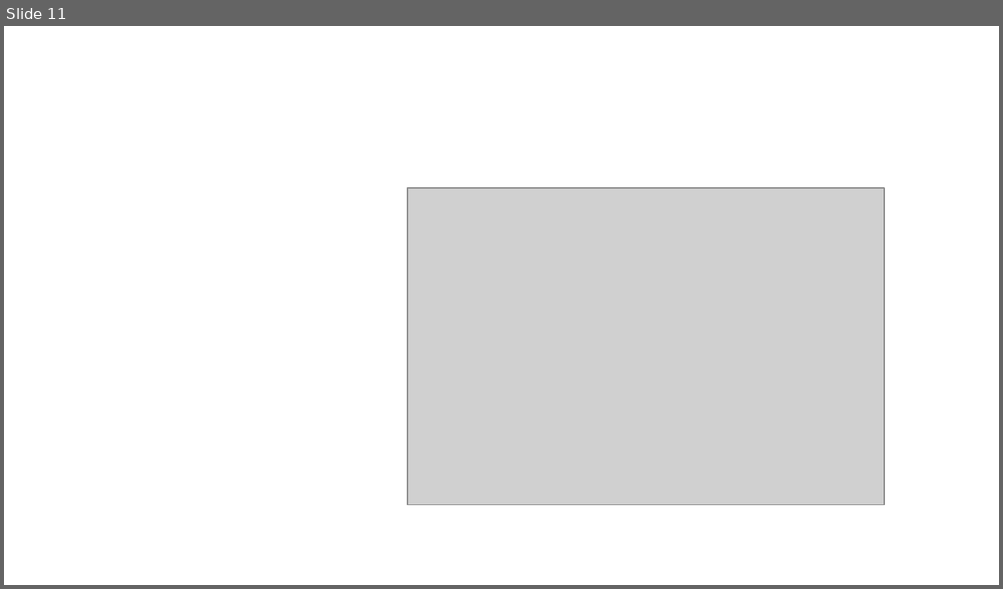
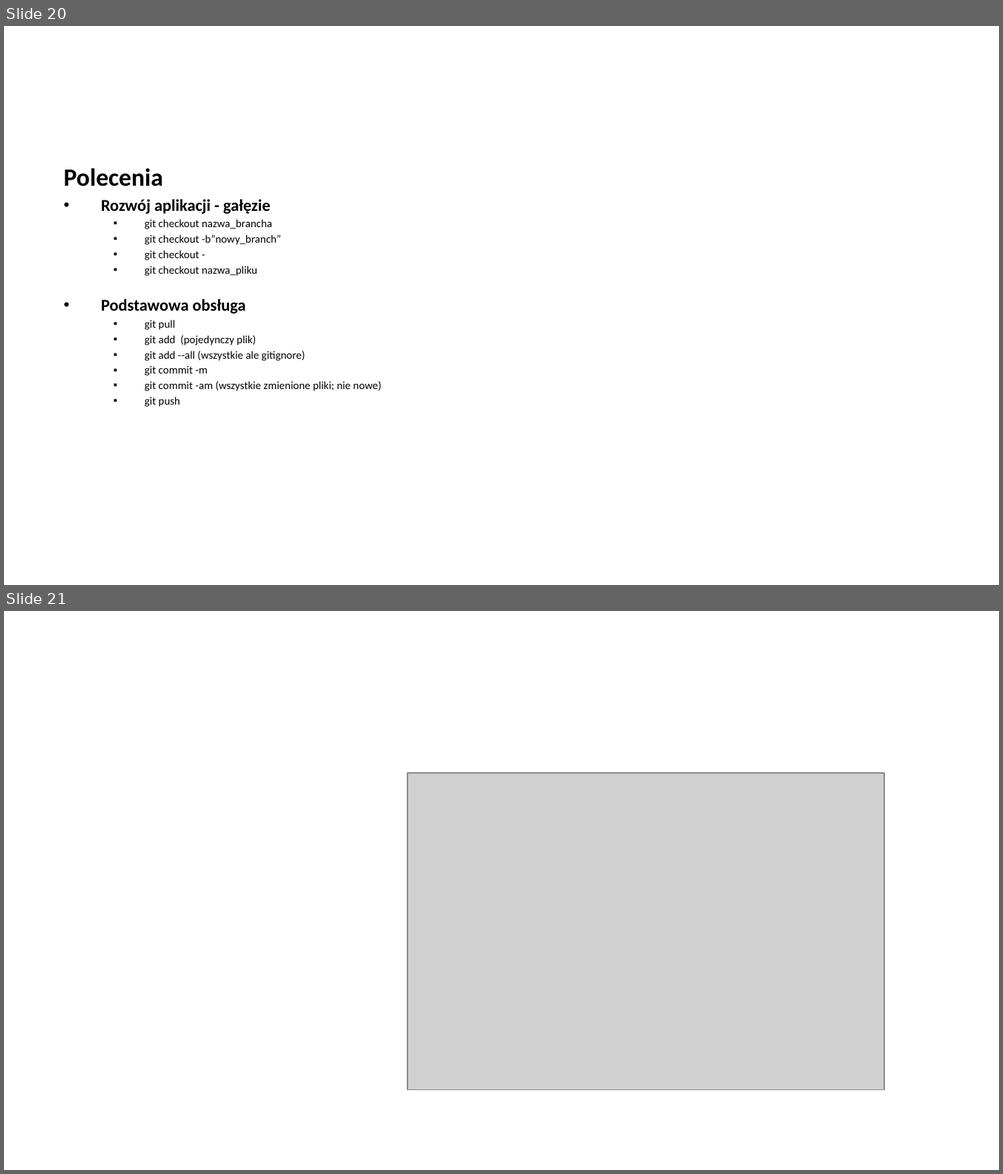
Before and after one commit to arturkwiek/gitlab-tutorial, a slide deck: gitLab - tutorial.pptx. Shown one above the other, each under a label of ours: slide 11 before the commit, slides 20 and 21 after it. The pictures are 1003x589 and 1003x1174 pixels, drawn with LibreOffice and Linux fonts; fonts in the diff are those of the drawing; grey boxes stand for pictures; background and template pictures are left out. Boxes give left, top, right and bottom in pixels: in the first picture for what was removed or moved away, otherwise in the second. Text is boxed around its words. In the diff, an @@ line names an element or a change of style, - is before the commit and + after.

```diff
--- a/gitLab - tutorial.pptx
+++ b/gitLab - tutorial.pptx
@@ slide 20 added at (x1=4, y1=26, x2=999, y2=585), background picture (left out) @@
@@ text added at (x1=64, y1=168, x2=381, y2=407), 8 pt, text #000000 @@
+Polecenia
+• Rozwój aplikacji - gałęzie
+  ▪ git checkout nazwa_brancha
+  ▪ git checkout -b”nowy_branch”
+  ▪ git checkout -
+  ▪ git checkout nazwa_pliku
+  • Podstawowa obsługa
+  ▪ git pull
+  ▪ git add (pojedynczy plik)
+  ▪ git add --all (wszystkie ale gitignore)
+  ▪ git commit -m
+  ▪ git commit -am (wszystkie zmienione pliki; nie nowe)
+  ▪ git push
@@ what was slide 11 is now slide 21 @@
```
Also in this commit, not shown: 1 slide changed, 10 other slides added.
